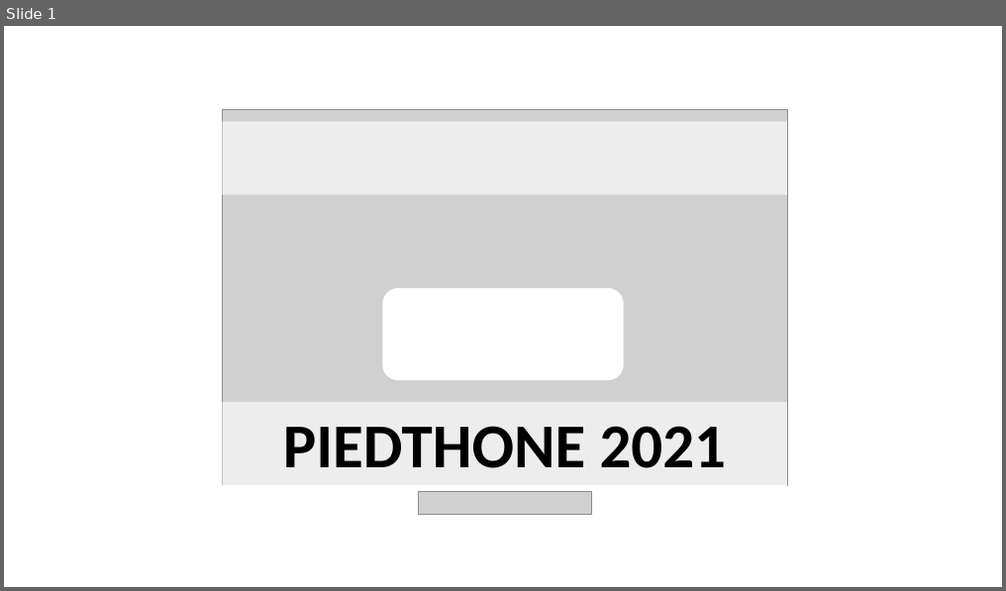
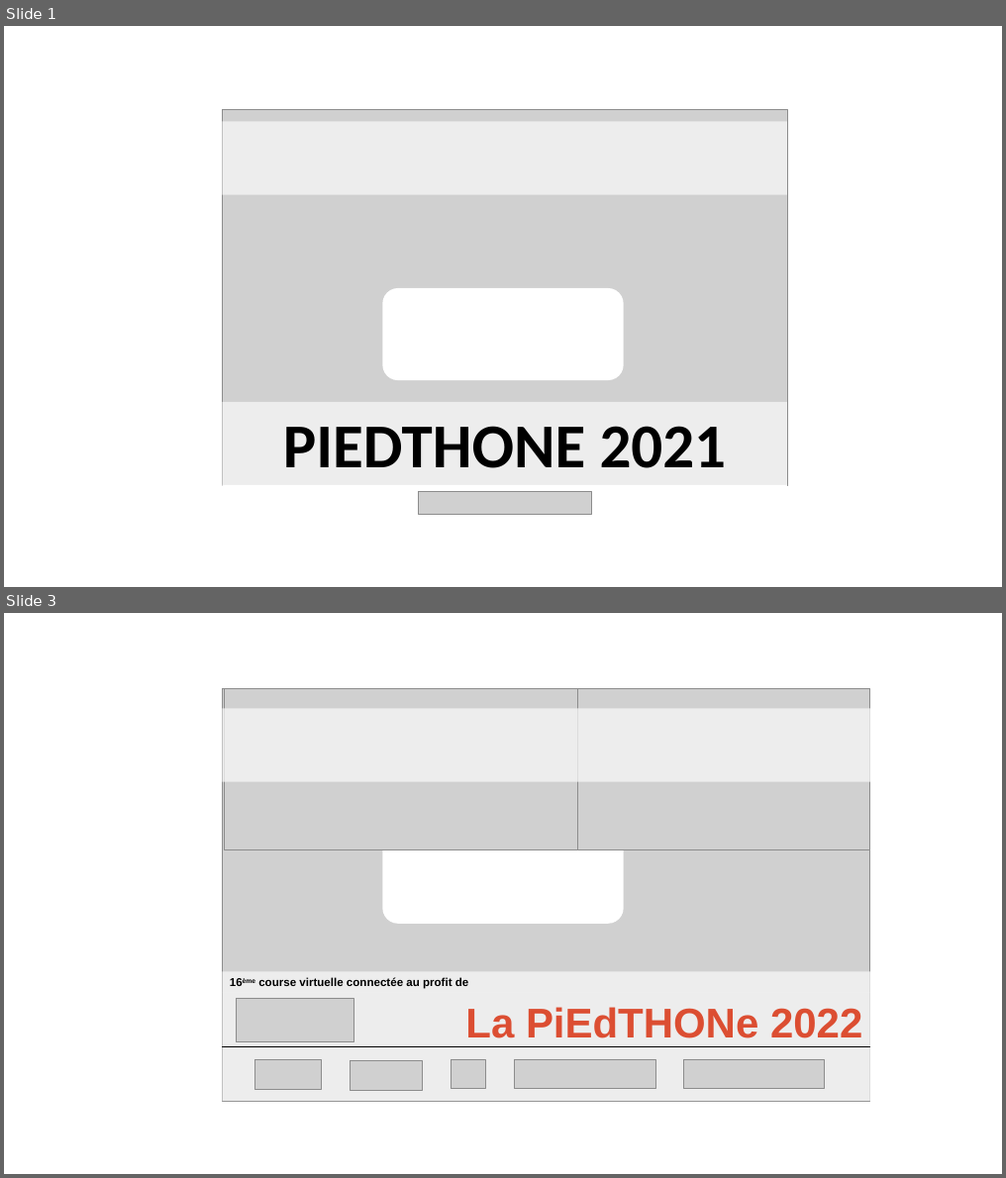
Before and after one commit to mjacoupy/dossard_piedthone, a slide deck: Modele.pptx. Shown one above the other, each under a label of ours: slide 1 before the commit, slides 1 and 3 after it; the slides between them are not shown. The pictures are 1006x591 and 1006x1178 pixels, drawn with LibreOffice and Linux fonts; fonts in the diff are those of the drawing; grey boxes stand for pictures. Boxes give left, top, right and bottom in pixels: in the first picture for what was removed or moved away, otherwise in the second. Text is boxed around its words. In the diff, an @@ line names an element or a change of style, - is before the commit and + after.

```diff
--- a/Modele.pptx
+++ b/Modele.pptx
@@ slide 3 added at [4,613,1002,1174], background #FFFFFF @@
@@ picture added at [222,688,870,1101] @@
@@ picture added at [224,688,577,851] @@
@@ picture added at [517,688,870,851] @@
@@ rectangle added at [223,708,871,781], fill #F8F8F8 at 75% opacity @@
@@ rounded rectangle added at [383,832,624,924], fill #FFFFFF @@
@@ rectangle added at [223,993,871,1102], fill #F8F8F8 at 75% opacity, 40 pt, text #DC4E32, bold @@
+La PiEdTHONe 2022
@@ rectangle added at [223,971,871,992], fill #F8F8F8 at 75% opacity, 11 pt, text #000000, bold @@
+16ème course virtuelle connectée au profit de
@@ picture added at [236,998,353,1043] @@
@@ line added from (223, 1048) to (870, 1048), #000000 0.5 pt @@
@@ picture added at [255,1059,322,1089] @@
@@ picture added at [350,1060,423,1090] @@
@@ picture added at [450,1059,485,1089] @@
@@ picture added at [514,1059,655,1089] @@
@@ picture added at [684,1059,825,1089] @@
```
Also in this commit, not shown: 2 other slides added, 3 other files.
